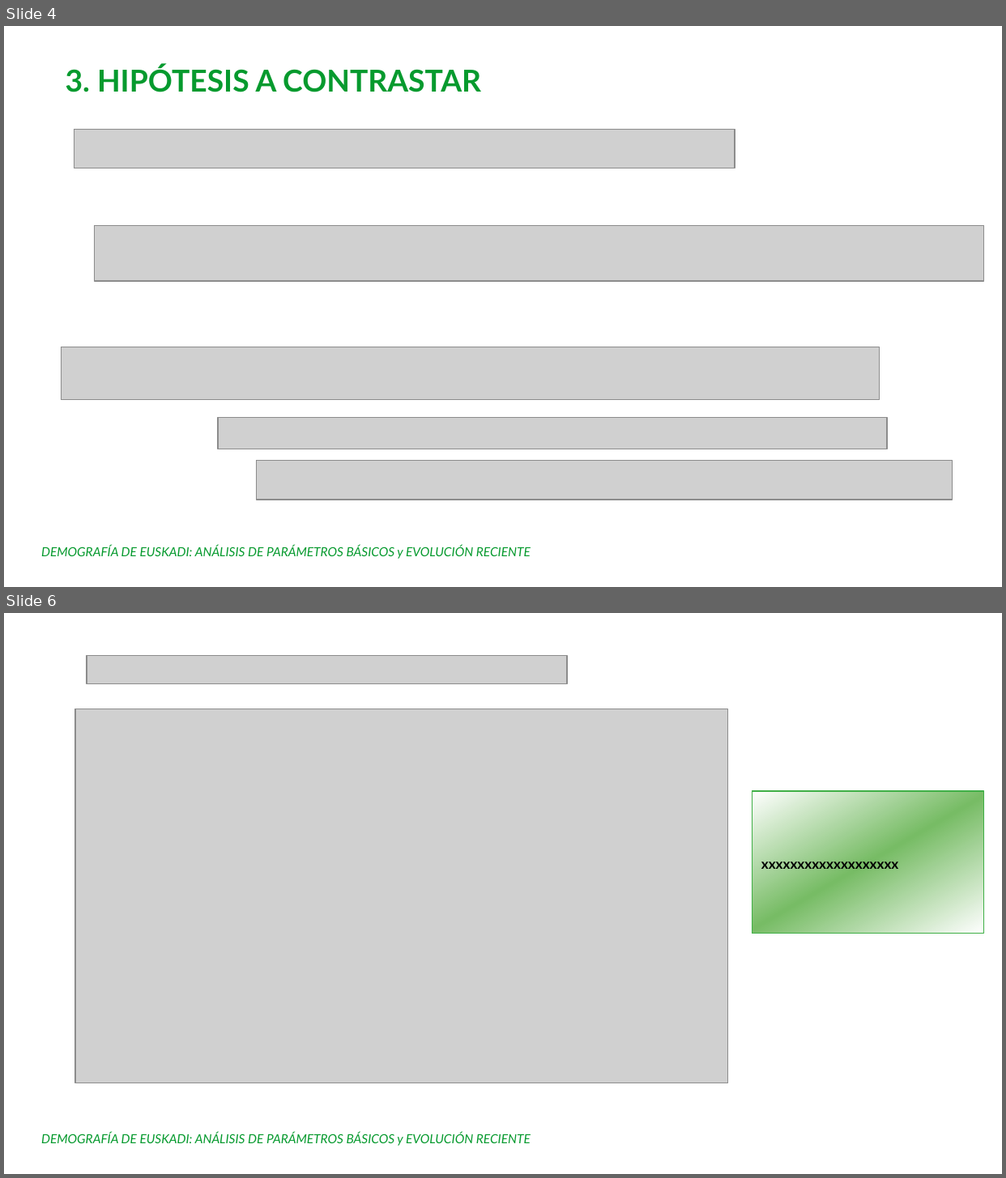
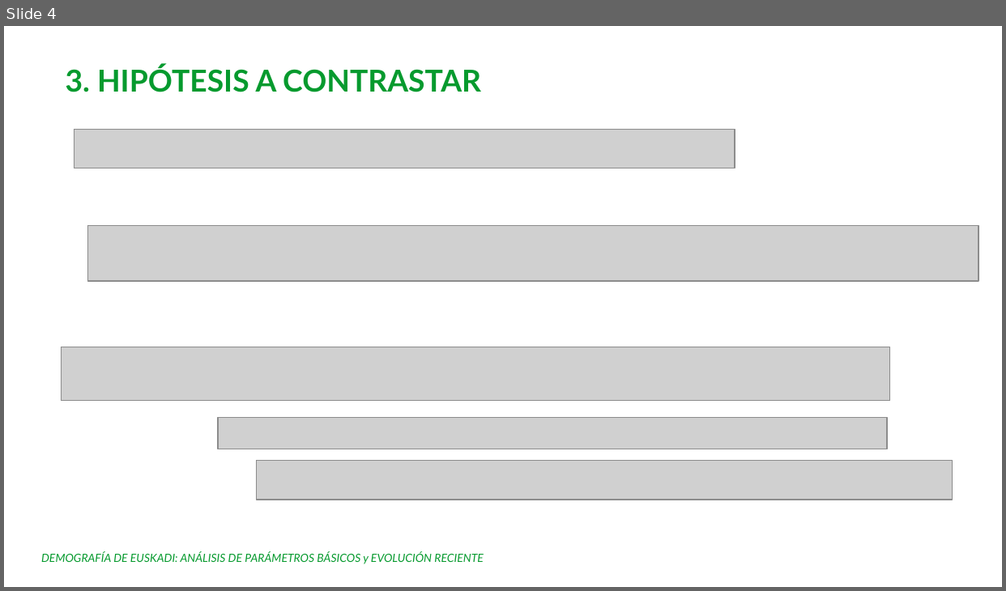
Before and after one commit to Leire2026/EDA, a slide deck: Presentacion_EDA.ppt. Shown one above the other, each under a label of ours: slides 4 and 6 before the commit, slide 4 after it; the slides between them are not shown. The pictures are 1006x1178 and 1006x591 pixels, drawn with LibreOffice and Linux fonts; fonts in the diff are those of the drawing; grey boxes stand for pictures; background and template pictures are left out. Boxes give left, top, right and bottom in pixels: in the first picture for what was removed or moved away, otherwise in the second. Text is boxed around its words. In the diff, an @@ line names an element or a change of style, - is before the commit and + after.

```diff
--- a/Presentacion_EDA.ppt
+++ b/Presentacion_EDA.ppt
@@ slide 6 removed at [4,613,1002,1174], background picture (left out) @@
@@ picture removed at [87,656,567,683] @@
@@ picture removed at [75,709,728,1083] @@
@@ rectangle removed at [753,791,985,934] @@
-xxxxxxxxxxxxxxxxxxx
@@ text removed at [41,1132,530,1146] @@
-DEMOGRAFÍA DE EUSKADI: ANÁLISIS DE PARÁMETROS BÁSICOS y EVOLUCIÓN RECIENTE
@@ slide 4 changed as well @@
@@ picture: place and size @@
-picture at [95,225,984,280]
+picture at [87,225,978,280]
@@ picture: place and size @@
-picture at [61,348,880,400]
+picture at [61,348,890,401]
@@ text "DEMOGRAFÍA DE EUSKADI: ANÁLISIS DE ...": place and size @@
-text "DEMOGRAFÍA DE EUSKADI: ANÁLISIS DE ..." at [41,545,530,559]
+text "DEMOGRAFÍA DE EUSKADI: ANÁLISIS DE ..." at [41,552,484,565]
@@ text "DEMOGRAFÍA DE EUSKADI: ANÁLISIS DE ..." at [41,552,484,565]: size 10 to 9 pt @@
```
Also in this commit, not shown: 10 other slides changed, 5 slides added, 2 other slides removed, 2 other files.
